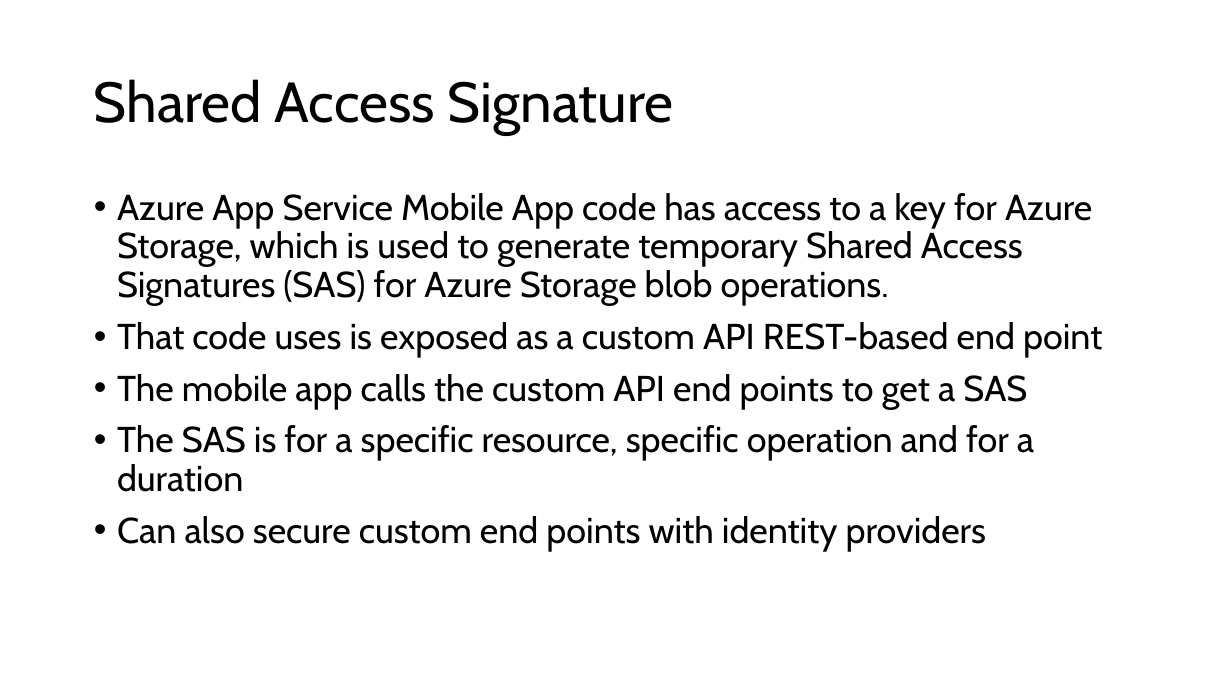
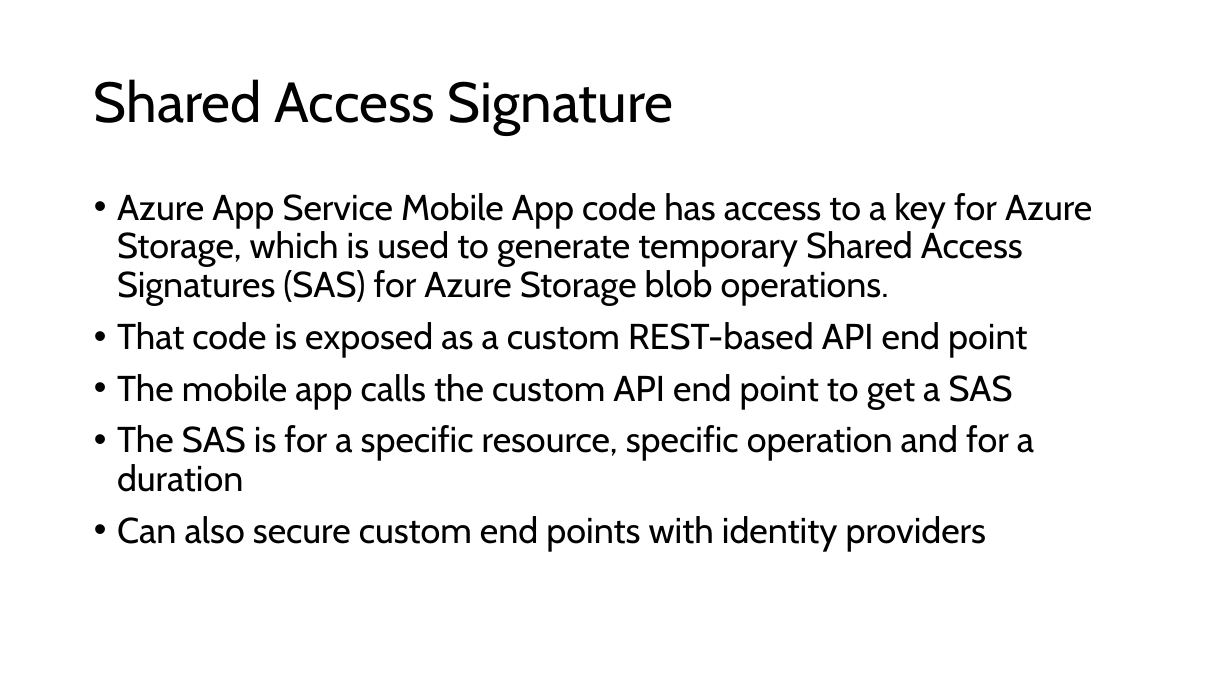
Before and after one commit to jorge2412/DataLake2, a slide deck: slide 11 of Mobile Development/Xamarin/Session 2 - Starting Mobile Development/Starting Mobile Development.pptx. Drawn at 1232x693 pixels with LibreOffice and Linux fonts; fonts in the diff are those of the drawing. Boxes give left, top, right and bottom in pixels: in the first picture for what was removed or moved away, otherwise in the second. Text is boxed around its words. In the diff, an @@ line names an element or a change of style, - is before the commit and + after.

Commit message:
CaaS Xamarin Session 2 slide update

```diff
--- a/Mobile Development/Xamarin/Session 2 - Starting Mobile Development/Starting Mobile Development.pptx
+++ b/Mobile Development/Xamarin/Session 2 - Starting Mobile Development/Starting Mobile Development.pptx
@@ text at <box>117,322,1027,409</box>: text changed @@
-• That code uses is exposed as a custom API REST-based end point
-• The mobile app calls the custom API end points to get a SAS
+• That code is exposed as a custom REST-based API end point
+• The mobile app calls the custom API end point to get a SAS
```
